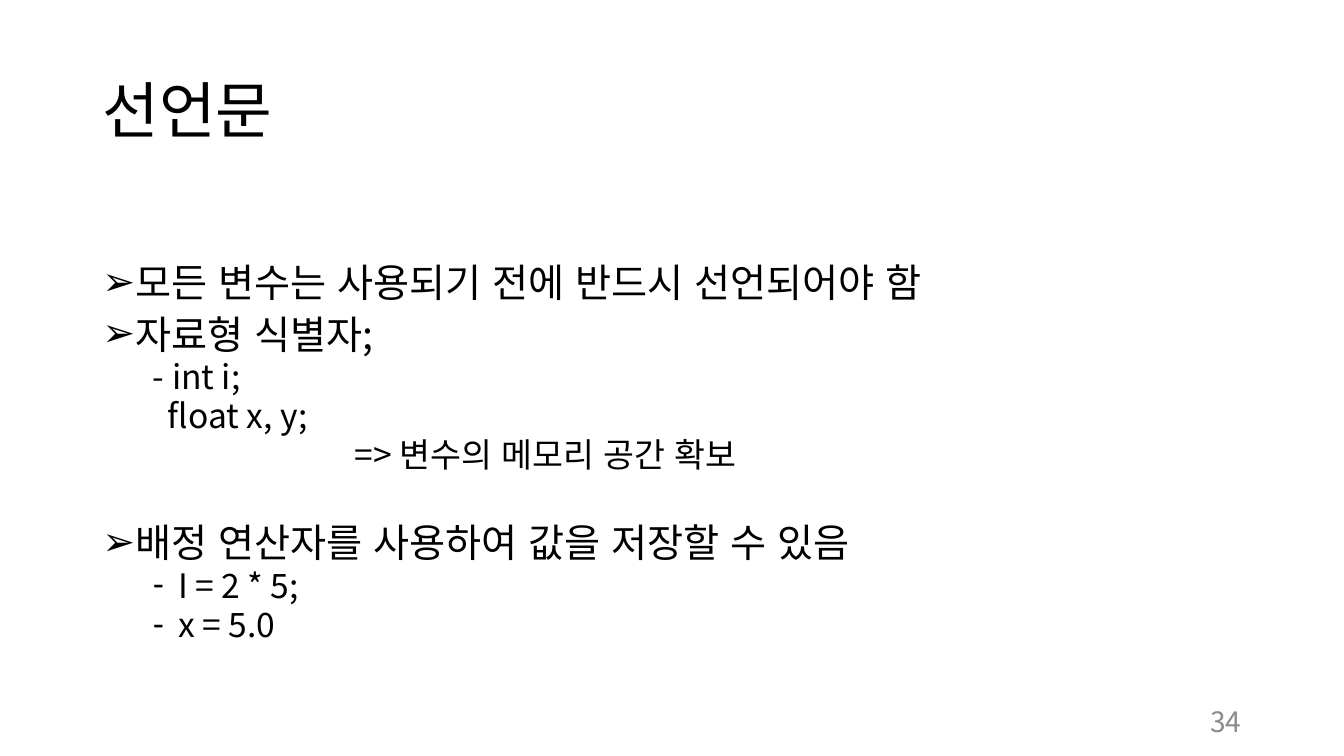
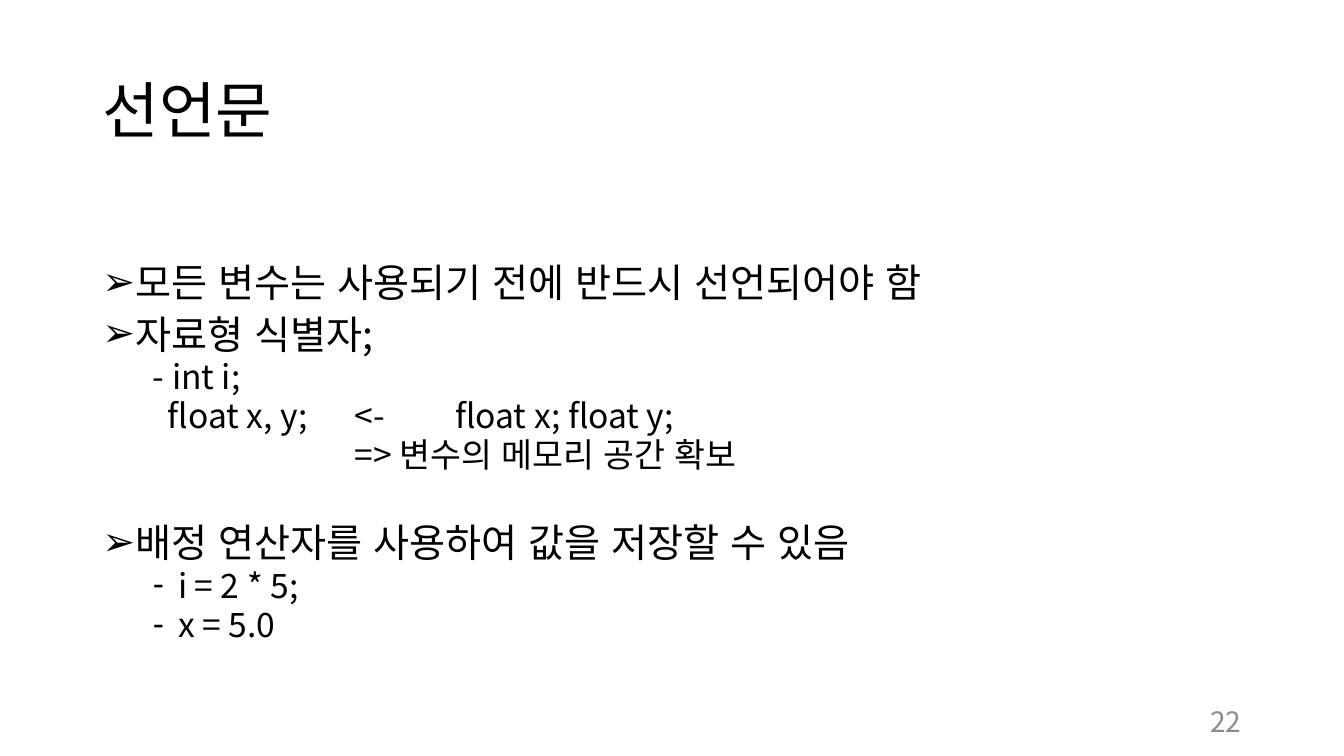
Before and after one commit to chohanjoo/C_Study, a slide deck: slide 22 of c언어 교제 1.pptx (slide 34 before the commit). Drawn at 1344x756 pixels with LibreOffice and Linux fonts; fonts in the diff are those of the drawing. Boxes give left, top, right and bottom in pixels: in the first picture for what was removed or moved away, otherwise in the second. Text is boxed around its words. In the diff, an @@ line names an element or a change of style, - is before the commit and + after.

```diff
--- a/c언어 교제 1.pptx
+++ b/c언어 교제 1.pptx
@@ text at [168, 394, 674, 436]: text changed @@
-  float x, y;
+  float x, y; <- float x; float y;
@@ text at [178, 572, 298, 604]: text changed @@
-  – I = 2 * 5;
+  – i = 2 * 5;
@@ page number at [1210, 711, 1241, 732]: text changed @@
-34
+22
```
Also in this commit, not shown: 10 other slides changed, 10 slides added, 6 other files.
